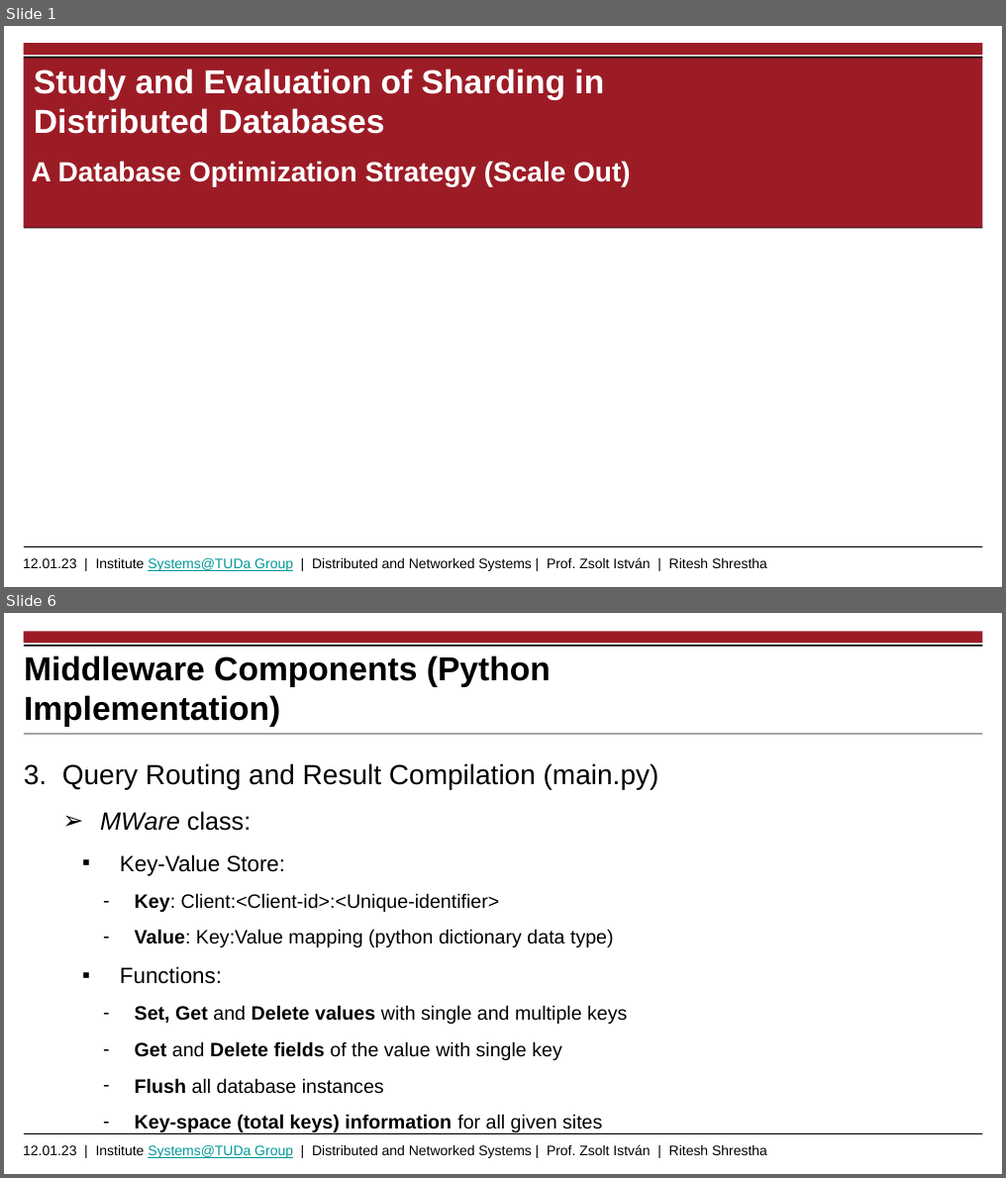
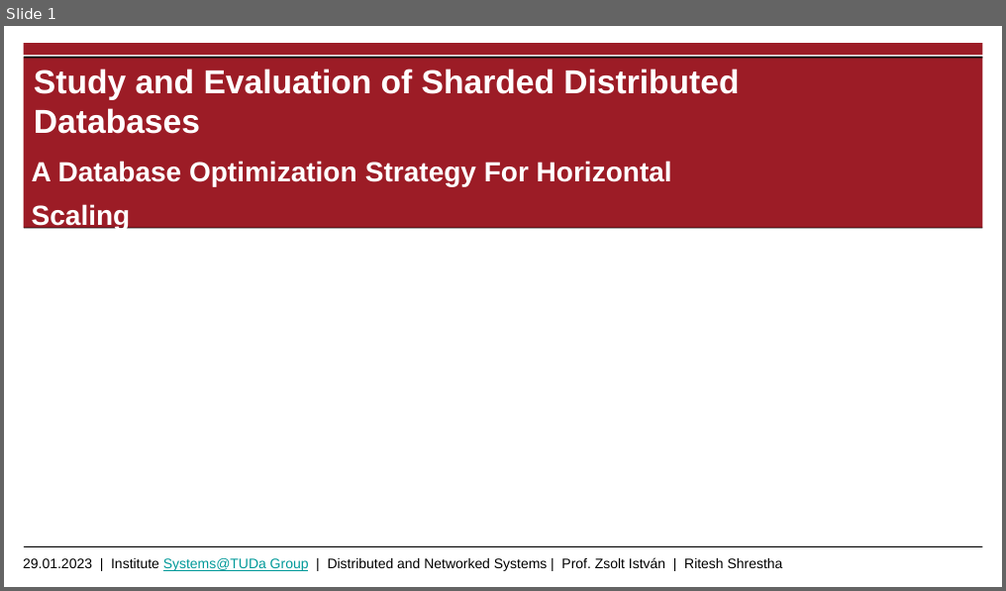
Before and after one commit to riteshCodes/sharded-distributed-databases, a slide deck: Documentation/Thesis_Presentation_Shrestha_Ritesh.pptx. Shown one above the other, each under a label of ours: slides 1 and 6 before the commit, slide 1 after it; the slides between them are not shown. The pictures are 1006x1178 and 1006x591 pixels, drawn with LibreOffice and Linux fonts; fonts in the diff are those of the drawing; background and template pictures are left out. Boxes give left, top, right and bottom in pixels: in the first picture for what was removed or moved away, otherwise in the second. Text is boxed around its words. In the diff, an @@ line names an element or a change of style, - is before the commit and + after.

```diff
--- a/Documentation/Thesis_Presentation_Shrestha_Ritesh.pptx
+++ b/Documentation/Thesis_Presentation_Shrestha_Ritesh.pptx
@@ slide 6 removed at [4,613,1002,1174], background #FFFFFF; not listed: 2 template elements that a slide beside it also shows @@
@@ rectangle removed at [24,631,983,643] @@
@@ line removed from (24, 645) to (983, 645) @@
@@ title removed at [24,656,550,727] @@
-Middleware Components (Python Implementation)
@@ line removed from (24, 734) to (983, 734) @@
@@ text removed at [24,763,659,1134] @@
-3. Query Routing and Result Compilation (main.py)
-    ➢ MWare class:
-      ▪ Key-Value Store:
-        – Key: Client:<Client-id>:<Unique-identifier>
-        – Value: Key:Value mapping (python dictionary data type)
-      ▪ Functions:
-        – Set, Get and Delete values with single and multiple keys
-        – Get and Delete fields of the value with single key
-        – Flush all database instances
-        – Key-space (total keys) information for all given sites
@@ slide 1 changed as well @@
@@ title at [34,69,739,134]: text changed @@
-Study and Evaluation of Sharding in Distributed Databases
+Study and Evaluation of Sharded Distributed Databases
@@ subtitle at [32,161,672,230]: text changed @@
-A Database Optimization Strategy (Scale Out)
+A Database Optimization Strategy For Horizontal Scaling
@@ text at [23,558,783,571]: text changed @@
-12.01.23 | Institute Systems@TUDa Group | Distributed and Networked Systems | Prof. Zsolt István | Ritesh Shrestha
+29.01.2023 | Institute Systems@TUDa Group | Distributed and Networked Systems | Prof. Zsolt István | Ritesh Shrestha
```
Also in this commit, not shown: 1 other slide changed, 23 slides added, 3 other slides removed, 1 other file.
